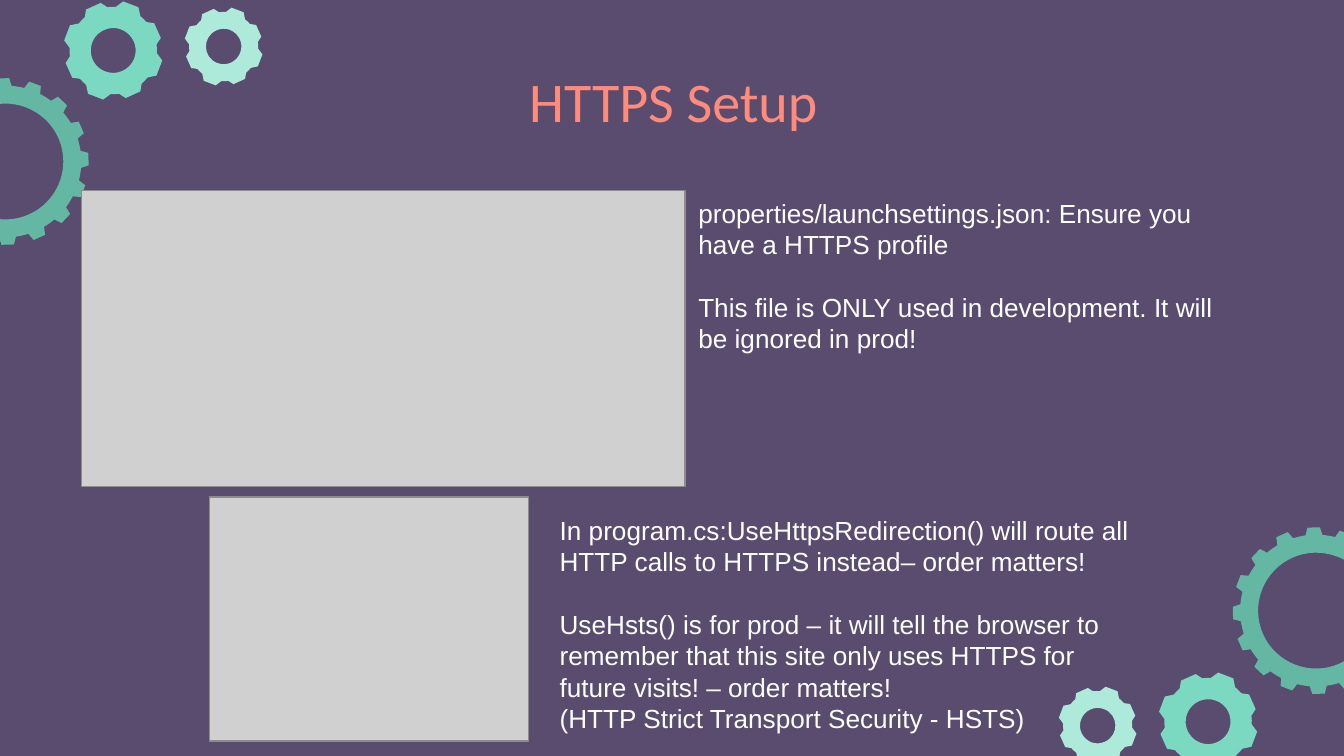
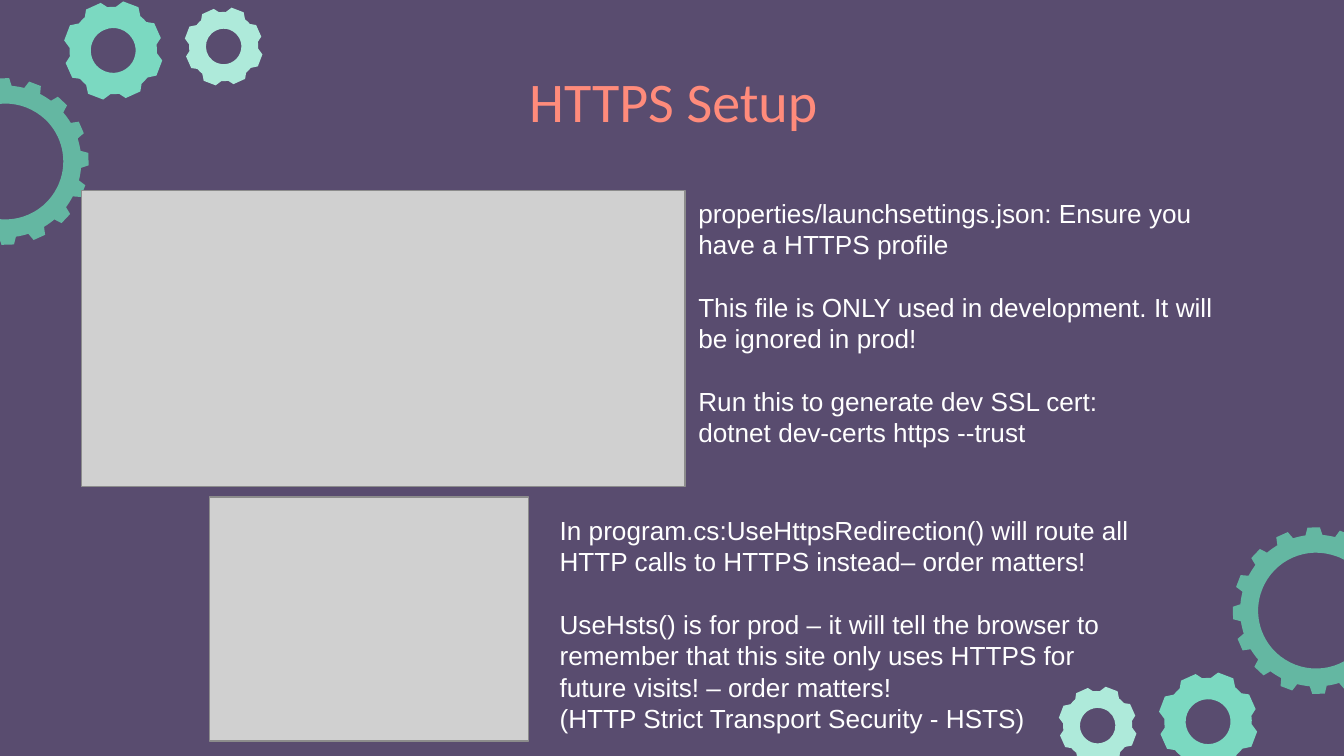
Before and after one commit to e-m-wilson/dotnet, a slide deck: slide 12 of Resources-Notes-Ppts/ASP-NET-Identity/ASPNET.pptx (slide 11 before the commit). Drawn at 1344x756 pixels with LibreOffice and Linux fonts; fonts in the diff are those of the drawing; grey boxes stand for pictures. Boxes give left, top, right and bottom in pixels: in the first picture for what was removed or moved away, otherwise in the second. Text is boxed around its words. In the diff, an @@ line names an element or a change of style, - is before the commit and + after.

```diff
--- a/Resources-Notes-Ppts/ASP-NET-Identity/ASPNET.pptx
+++ b/Resources-Notes-Ppts/ASP-NET-Identity/ASPNET.pptx
@@ text at (x1=698, y1=392, x2=1097, y2=448): paragraphs added @@
+Run this to generate dev SSL cert:
+dotnet dev-certs https --trust
```
Also in this commit, not shown: 7 slides added, 2 other files.
